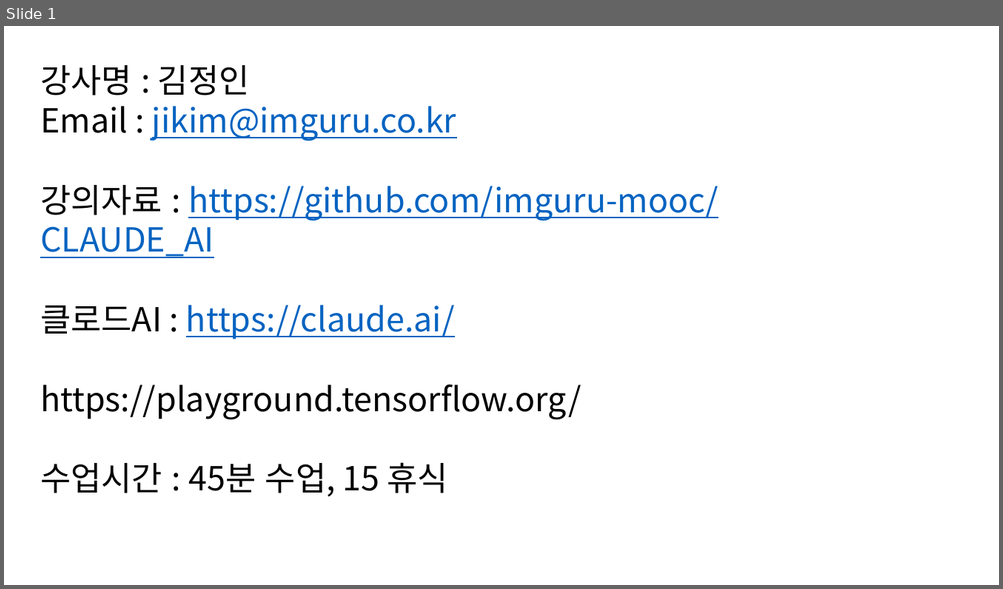
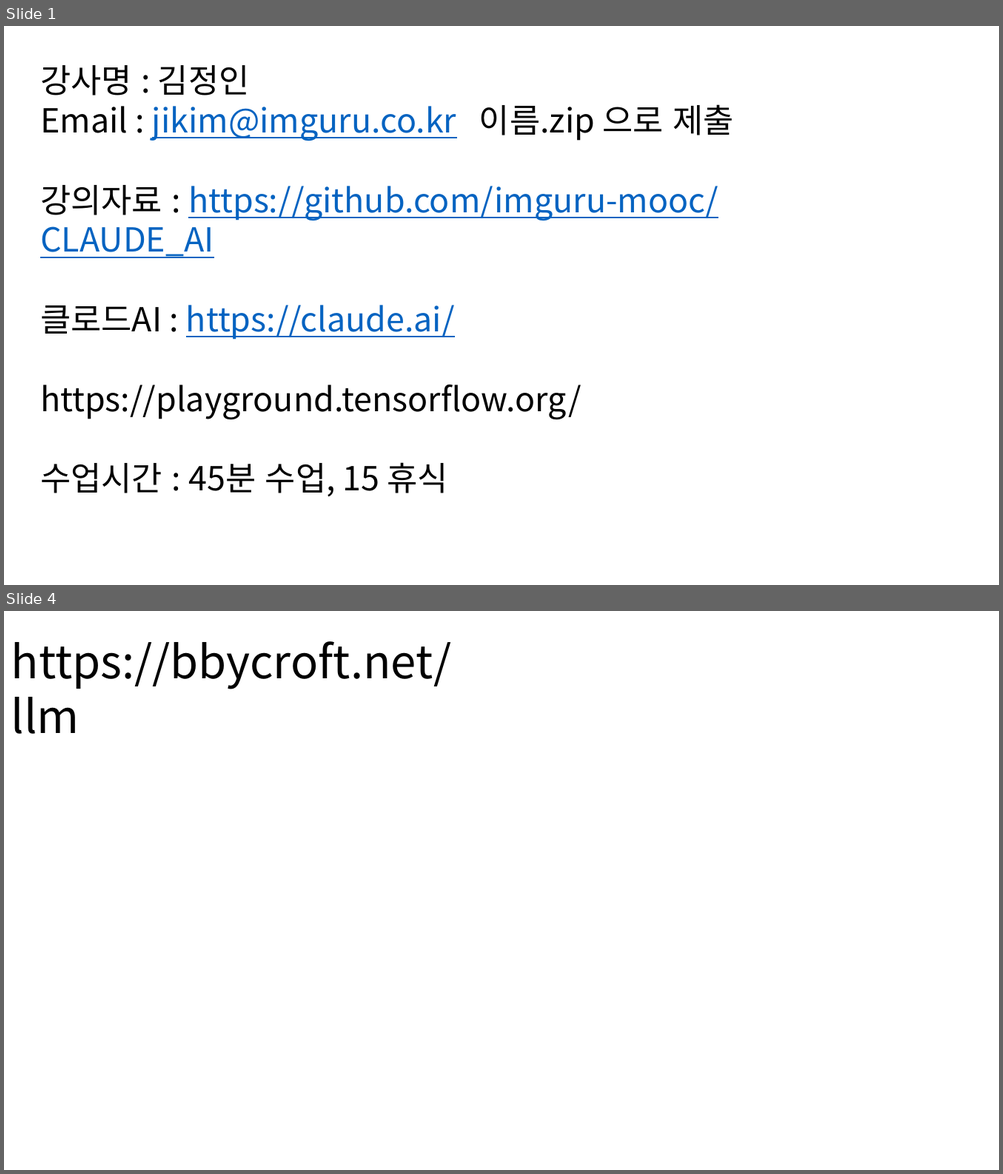
Before and after one commit to imguru-mooc/CLAUDE_AI, a slide deck: 판서.pptx. Shown one above the other, each under a label of ours: slide 1 before the commit, slides 1 and 4 after it; the slides between them are not shown. The pictures are 1003x589 and 1003x1174 pixels, drawn with LibreOffice and Linux fonts; fonts in the diff are those of the drawing. Boxes give left, top, right and bottom in pixels: in the first picture for what was removed or moved away, otherwise in the second. Text is boxed around its words. In the diff, an @@ line names an element or a change of style, - is before the commit and + after.

```diff
--- a/판서.pptx
+++ b/판서.pptx
@@ slide 4 added at (4, 611, 999, 1170), background #FFFFFF @@
@@ text added at (11, 641, 452, 734), 44 pt, text #000000 @@
+https://bbycroft.net/llm
@@ slide 1 changed as well @@
@@ text at (40, 104, 733, 141): text changed @@
-Email : jikim@imguru.co.kr
+Email : jikim@imguru.co.kr 이름.zip 으로 제출
```
Also in this commit, not shown: 6 other slides added.
